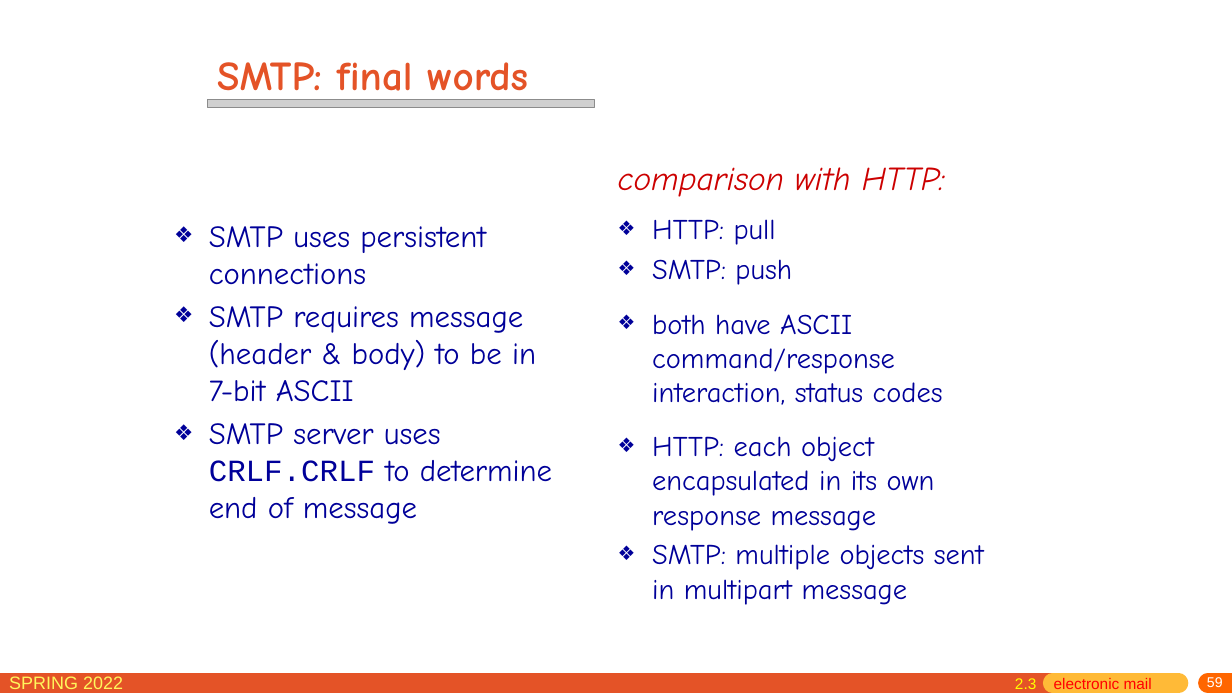
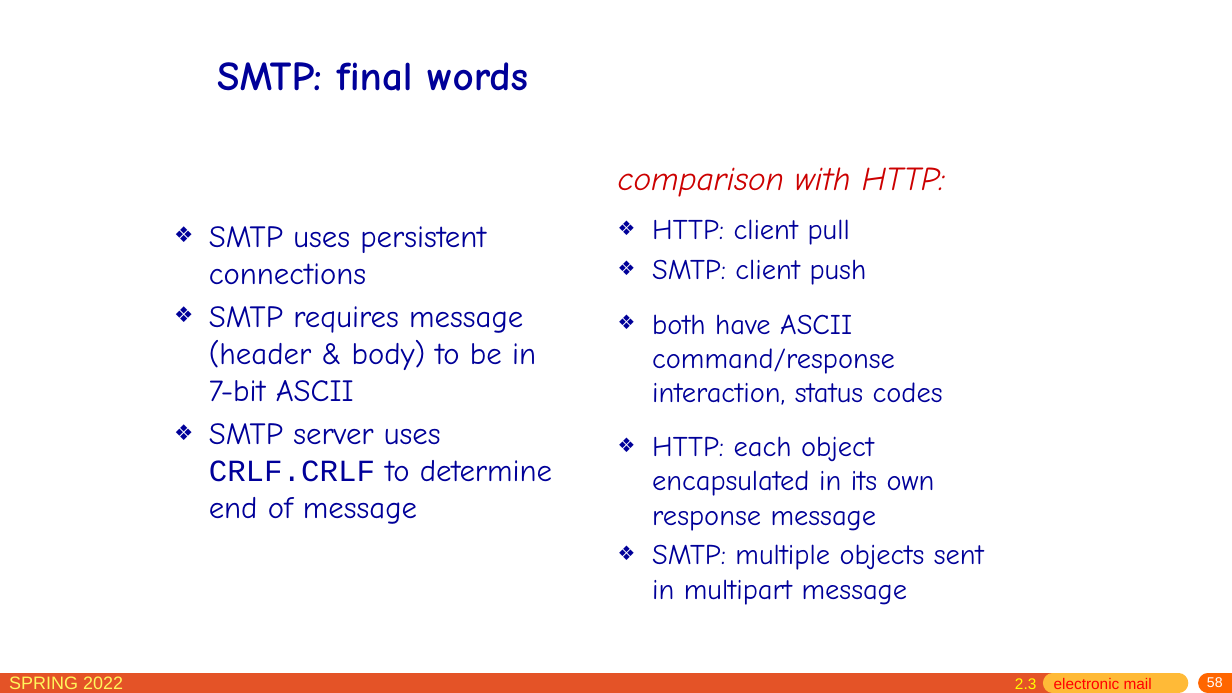
Before and after one commit to network-whu/slides, a slide deck: slide 58 of pptx/chapter2.pptx (slide 59 before the commit). Drawn at 1232x693 pixels with LibreOffice and Linux fonts; fonts in the diff are those of the drawing; grey boxes stand for pictures. Boxes give left, top, right and bottom in pixels: in the first picture for what was removed or moved away, otherwise in the second. Text is boxed around its words. In the diff, an @@ line names an element or a change of style, - is before the commit and + after.

```diff
--- a/pptx/chapter2.pptx
+++ b/pptx/chapter2.pptx
@@ title "SMTP: final words" at box(217, 62, 528, 91): text colour #E45327 to #000099 @@
@@ picture removed at box(208, 99, 594, 107) @@
@@ text at box(652, 219, 867, 285): text changed @@
-❖ HTTP: pull
-❖ SMTP: push
+❖ HTTP: client pull
+❖ SMTP: client push
@@ page number at box(1207, 677, 1223, 687): text changed @@
-59
+58
```
Also in this commit, not shown: 107 other slides changed, 1 slide removed.
